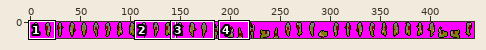
A pixel-art file gets an edit: assets/aseprite/guard.aseprite. The picture above shows the old version from afar; the outline marks the close-up.
Close-up. Old version:
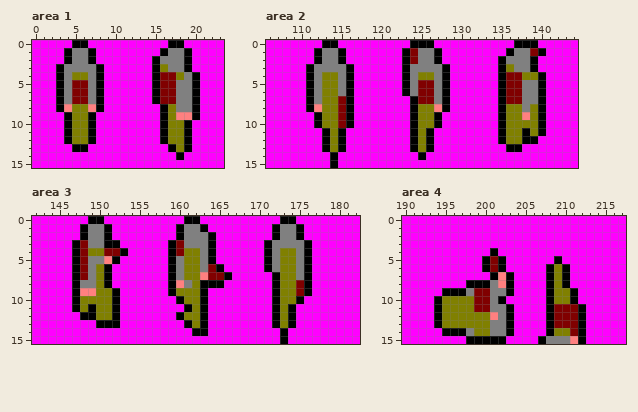
444x16 pixels, 1 frame. Shown: area 1: x 0..23, y 0..15; area 2: x 106..144, y 0..15; area 3: x 142..182, y 0..15; area 4: x 190..217, y 0..15. The commit also changed other parts of the picture, which this record leaves out.
After the commit:
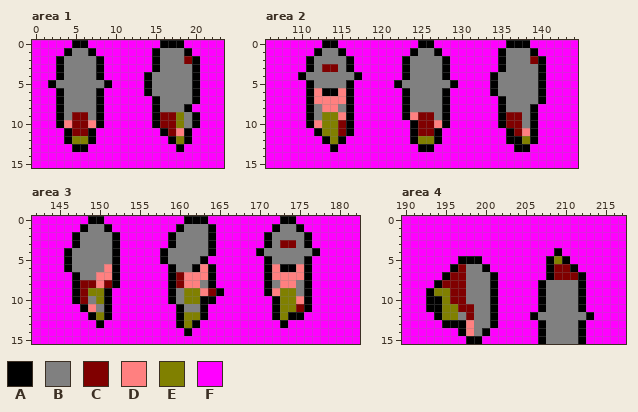
Palette (. is transparent): A #000000  B #808080  C #800000  D #ff8080  E #808000  F #ff00ff
Diff:
Area 1:
y 0: x 16 F -> A
y 1: x 15..16 FA -> AB
y 2: x 3..4 FA -> AB; x 7..8 AF -> BA; x 19..20 AF -> CA
y 3: x 16 E -> B; x 19..20 AF -> BA
y 4: x 5..6 EE -> BB; x 14..18 FACCE -> ABBBB
y 5: x 2..3 FA -> AB; x 5..6 CC -> BB; x 8..9 AF -> BA; x 14..17 FACC -> ABBB
y 6: x 5..6 CC -> BB; x 14..17 FACC -> ABBB
y 7: x 5..6 CC -> BB; x 16..17 CC -> BB
y 8: x 4..7 DEED -> BBBB; x 15..17 FAE -> ABB; x 19..20 BA -> AF
y 9: x 3..8 FAEEAF -> ABCCBA; x 15..19 FAEDD -> ACCEB
y 10: x 3..8 FAEEAF -> ADCCDA; x 15..17 FAE -> ACC; x 19..20 AF -> BA
y 11: x 5..6 EE -> CC; x 17..18 EE -> CD
y 12: x 16..17 AE -> FA
y 13: x 17..19 AEA -> FAF
y 14: x 18 A -> F
Area 2:
y 0: x 124 A -> F; x 136 F -> A; x 139 A -> F
y 1: x 123..124 AC -> FA; x 135..136 FA -> AB; x 139..140 CA -> AF
y 2: x 111..112 FA -> AB; x 115..116 AF -> BA; x 124 C -> B; x 127..128 AF -> BA; x 139..140 AF -> CA
y 3: x 113..114 BB -> CC; x 136 E -> B; x 139..140 AF -> BA
y 4: x 110..111 FA -> AB; x 113..114 EE -> BB; x 116..117 AF -> BA; x 125..126 EE -> BB; x 134..139 FACCEE -> ABBBBB
y 5: x 113..114 EE -> BB; x 122..123 FA -> AB; x 125..126 CC -> BB; x 128..129 AF -> BA; x 134..137 FACC -> ABBB
y 6: x 112..115 BEEB -> DAAD; x 125..126 CC -> BB; x 134..137 FACC -> ABBB
y 7: x 112..115 BEEC -> DDDD; x 123..126 FACC -> ABBB; x 136..137 CC -> BB
y 8: x 112..115 DEEC -> BDDB; x 123..127 FAEED -> ABBBB; x 136..137 EE -> BB; x 139..140 EA -> AF
y 9: x 111..112 FA -> AB; x 115 C -> D; x 123..128 FAEEAF -> ADCCBA; x 136..140 EEDEA -> CCBAF
y 10: x 111..112 FA -> AD; x 125..128 EEAF -> CCDA; x 136..140 EEEEA -> CCBAF
y 11: x 112..113 FA -> AE; x 115..116 AF -> CA; x 125..127 EAF -> CCA; x 135..140 AEEAEA -> FACDAF
y 12: x 126..127 AF -> EA; x 135..138 AEEA -> FAAE
y 13: x 113..115 AEA -> FAF; x 124..125 AE -> FA; x 136 A -> F; x 138 F -> A
y 14: x 114 A -> F; x 125 A -> F
y 15: x 114 A -> F
Area 3:
y 0: x 163 F -> A
y 1: x 163..164 AF -> BA
y 2: x 147..148 FA -> AB; x 151..152 AF -> BA; x 159..160 FA -> AB; x 171..172 FA -> AB; x 175..176 AF -> BA
y 3: x 148 C -> B; x 151 A -> B; x 160 C -> B; x 173..174 BB -> CC
y 4: x 146..153 FACEECCA -> ABBBBBAF; x 158..162 FACEE -> ABBBB; x 170..171 FA -> AB; x 173..174 EE -> BB; x 176..177 AF -> BA
y 5: x 146..148 FAC -> ABB; x 151 D -> B; x 158..159 FA -> AB; x 161..164 EEBA -> BBAF; x 173..174 EE -> BB
y 6: x 146..148 FAC -> ABB; x 150..152 EAF -> BDA; x 161..165 EEBCA -> BADAF; x 172..175 BEEB -> DAAD
y 7: x 148 C -> B; x 150..152 EAF -> DDA; x 160..162 BEE -> CDD; x 164..166 CCA -> AFF; x 171..175 FAEEB -> ADDDD
y 8: x 148..152 BBEAF -> CCDCA; x 160..163 DBEA -> CDDB; x 165 A -> F; x 171..175 FAEEC -> ABDDB
y 9: x 148..149 DD -> CE; x 151..152 EA -> AF; x 160 E -> B; x 163..165 AFF -> DCA; x 171..172 FA -> AD; x 175 C -> B
y 10: x 148..149 EE -> CB; x 151..152 EA -> AF; x 159..160 FA -> AB; x 164 F -> A; x 175..176 AF -> DA
y 11: x 147..152 AEAEEA -> FADBAF; x 160..162 FAE -> ABB; x 174..176 AFF -> ECA
y 12: x 148 A -> F; x 151..152 EA -> AF; x 175 F -> A
y 13: x 151..152 AA -> FF; x 160..163 FAEA -> AEAF; x 172..174 AEA -> FAF
y 14: x 161..163 FAA -> AFF; x 173 A -> F
y 15: x 173 A -> F
Area 4:
y 4: x 201 A -> F; x 209 F -> A
y 5: x 197..202 FFFACA -> AAAFFF; x 208..210 FAF -> AEA
y 6: x 196..199 FFFF -> ACBB; x 201..202 CA -> FF; x 209..211 EAF -> CCA
y 7: x 195..200 FFFFFF -> ACCBBB; x 202..203 DA -> FF; x 209..212 EAFF -> CCCA
y 8: x 194..203 FFFFAAABDA -> ACCCBBBAFF; x 207..212 FAEAFF -> ABBBBA
y 9: x 193..197 FFAAA -> AEECC; x 199..203 CCBBA -> BBAFF; x 207..212 FAEEAF -> ABBBBA
y 10: x 193 F -> A; x 196..202 EEECCBA -> CCBBBAF; x 207..212 FAEEAF -> ABBBBA
y 11: x 193 F -> A; x 197..203 EECCBBA -> CCBBAFF; x 207..211 FACCC -> ABBBB
y 12: x 197..203 EEEEDBA -> BCBBAFF; x 206..213 FFACCCAF -> ABBBBBBA
y 13: x 194..203 AEEEEEEBBA -> FAAADBBAFF; x 207..211 FACCC -> ABBBB
y 14: x 195..196 AA -> FF; x 198..203 BEEBBA -> DBAFFF; x 207..211 FAEEC -> ABBBB
y 15: x 200..202 AAA -> FFF; x 211 D -> B
